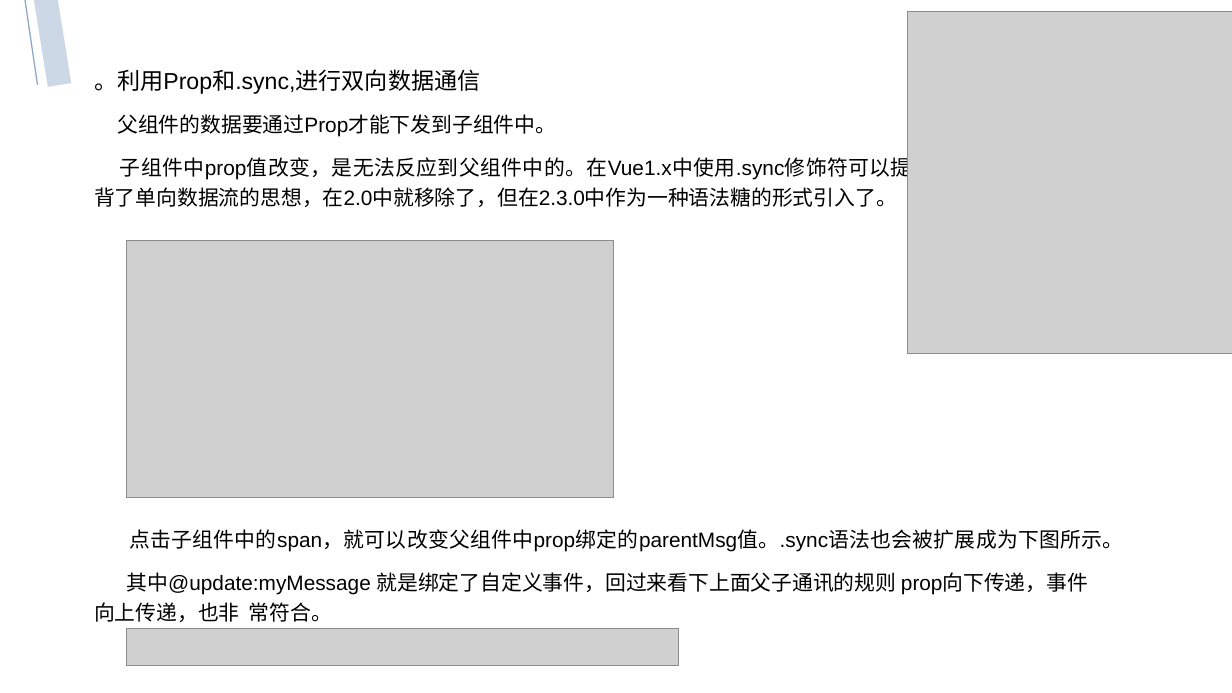
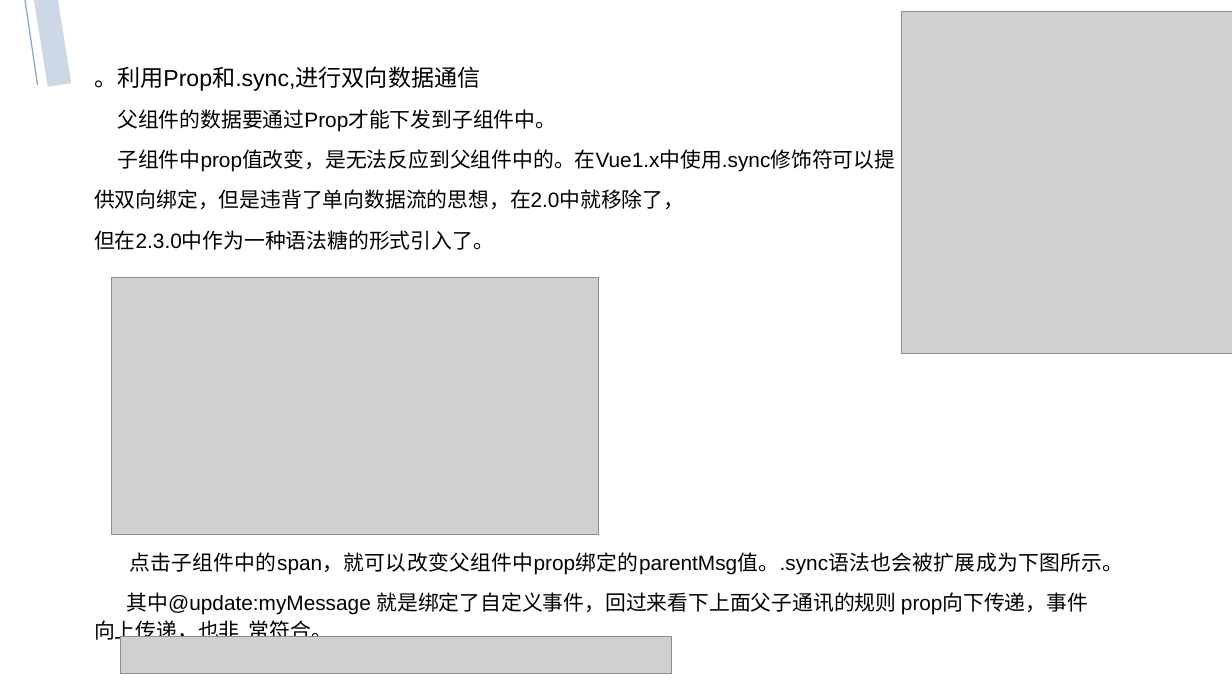
Before and after one commit to ZSI2017/Interchange, a slide deck: slide 14 of vue-简介.pptx. Drawn at 1232x693 pixels with LibreOffice and Linux fonts; fonts in the diff are those of the drawing; grey boxes stand for pictures. Boxes give left, top, right and bottom in pixels: in the first picture for what was removed or moved away, otherwise in the second. Text is boxed around its words. In the diff, an @@ line names an element or a change of style, - is before the commit and + after.

```diff
--- a/vue-简介.pptx
+++ b/vue-简介.pptx
@@ picture: place and size @@
-picture at (908, 11, 1232, 354)
+picture at (902, 11, 1232, 354)
@@ text at (94, 66, 1123, 643): line spacing 1.2 to 1.1 @@
@@ text at (94, 149, 895, 250): text changed @@
-子组件中prop值改变，是无法反应到父组件中的。在Vue1.x中使用.sync修饰符可以提供双向绑定，但是违背了单向数据流的思想，在2.0中就移除了，但在2.3.0中作为一种语法糖的形式引入了。
+子组件中prop值改变，是无法反应到父组件中的。在Vue1.x中使用.sync修饰符可以提
+供双向绑定，但是违背了单向数据流的思想，在2.0中就移除了，
+但在2.3.0中作为一种语法糖的形式引入了。
@@ picture: place and size @@
-picture at (127, 240, 614, 497)
+picture at (112, 277, 599, 534)
@@ picture: place and size @@
-picture at (127, 628, 678, 665)
+picture at (120, 637, 672, 674)
```
Also in this commit, not shown: 11 other slides changed.
